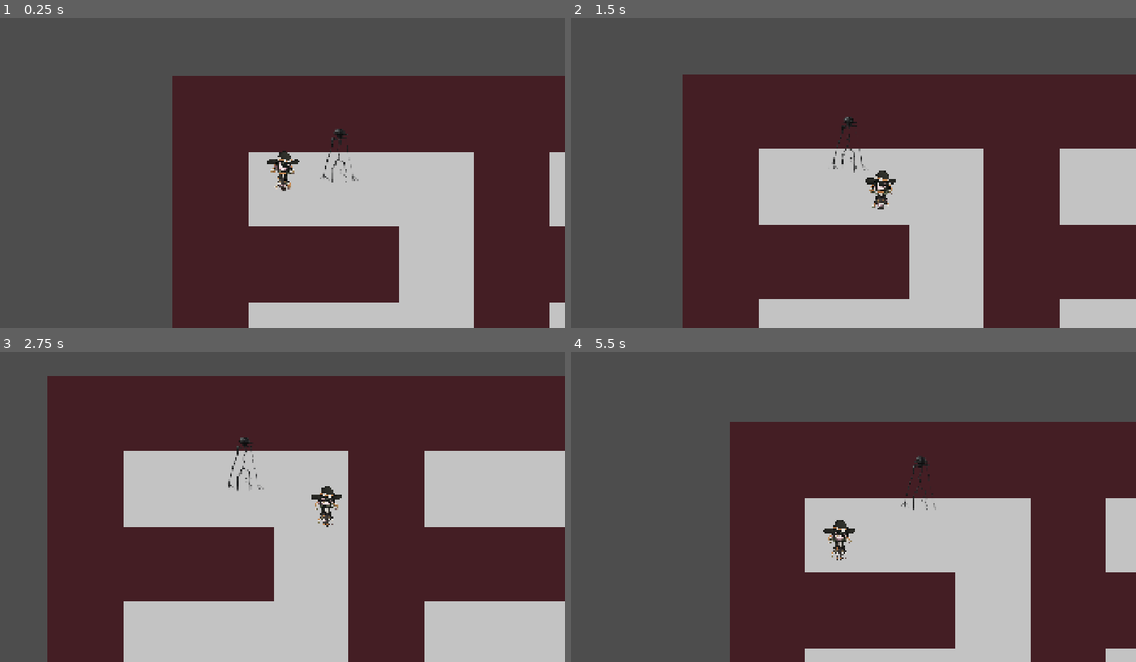
Above: before the commit, frames 1-4 (two rows, left to right).
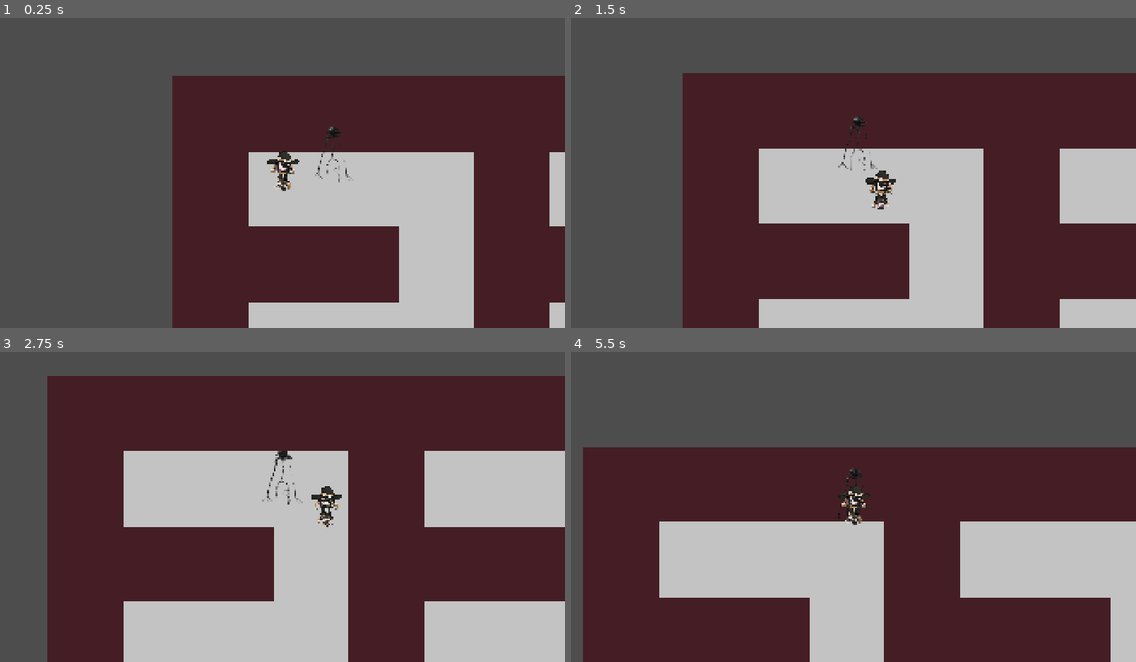
Above: after the commit, the same moments.

Repository: NaN-Plus-Plus/Panic-At-the-Office
Game: Godot game, scene res://scenes/Maze/Main.tscn
Same seed, same stepped clock (60 frames per second), same inputs: the game is played once before the commit and once after it.
Inputs:
- Up to frame 1 (0.25 s): no input
- Up to frame 2 (1.5 s): hold D (move_right) 0.53-1.28 s; hold S (move_down) from 1.28 s (still down)
- Up to frame 3 (2.75 s): release S (move_down) at 2.03 s; hold D (move_right) from 2.03 s (still down)
- Up to frame 4 (5.5 s): release D (move_right) at 2.78 s; hold W (move_up) 2.78-3.53 s; hold A (move_left) 3.53-5.03 s; hold S (move_down) from 5.03 s (still down)

The runs differ from the first frame. In frame 1, 0.3% of the frame differs, in the area x 55-64%, y 35-54%; in frame 2, 0.8%; in frame 3, 0.4%; in frame 4, 45%, in the area x 2-100%, y 22-100%.

Commit message:
wire monster update

Diff:
--- a/panic-at-the-office/characters/Wire Monster/wire_monster.gd
+++ b/panic-at-the-office/characters/Wire Monster/wire_monster.gd
@@ -1,7 +1,7 @@
 extends CharacterBody2D
 
 
-const SPEED = 50.0
+const SPEED = 100.0
 
 @export var nav_agent: NavigationAgent2D
 
--- a/panic-at-the-office/characters/Wire Monster/wire_monster.tscn
+++ b/panic-at-the-office/characters/Wire Monster/wire_monster.tscn
@@ -3,17 +3,16 @@
 [ext_resource type="Texture2D" uid="uid://b5prqakv5yrko" path="res://assets/wire_monster.png" id="1_gw2qr"]
 [ext_resource type="Script" uid="uid://cmhhws23u543d" path="res://characters/Wire Monster/wire_monster.gd" id="1_imf1u"]
 
-[sub_resource type="CapsuleShape2D" id="CapsuleShape2D_r6qtj"]
-radius = 3.0
-height = 10.0
+[sub_resource type="CircleShape2D" id="CircleShape2D_imf1u"]
 
 [node name="WireMonster" type="CharacterBody2D" unique_id=1574792864 node_paths=PackedStringArray("nav_agent")]
+collision_mask = 0
 script = ExtResource("1_imf1u")
 nav_agent = NodePath("NavigationAgent2D")
 
 [node name="CollisionShape2D" type="CollisionShape2D" parent="." unique_id=765152719]
 rotation = 1.5707964
-shape = SubResource("CapsuleShape2D_r6qtj")
+shape = SubResource("CircleShape2D_imf1u")
 
 [node name="WireMonster" type="Sprite2D" parent="." unique_id=999277585]
 position = Vector2(0, -46)
@@ -21,4 +20,4 @@
 texture = ExtResource("1_gw2qr")
 
 [node name="NavigationAgent2D" type="NavigationAgent2D" parent="." unique_id=774385371]
-path_desired_distance = 50.0
+path_desired_distance = 10.0
